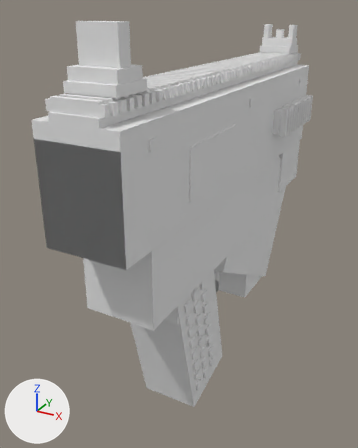
Two versions of the OBJ model src/main/resources/assets/mareeletrica/models/block/paint_smg_body_0.obj, one commit apart.
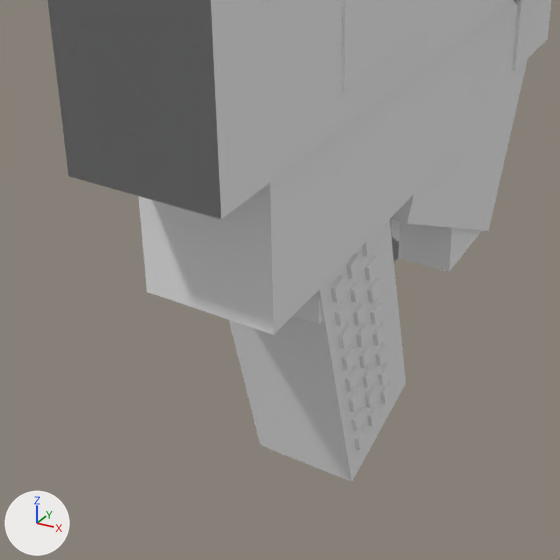
Each version is shown whole from a camera (50 mm lens) standing at (1.017, -1.615, 0.935) and looking at (0.435, -0.556, 0.405), then close up on the part from 3% to 85% of the width and 35% to 100% of the height. Arrows for +X, +Y and +Z are at lower left; the lights stay in place. The older version's two pictures come first. Where no turn or scale is listed for an object, it has been applied to the vertices. Vertices at exactly the same position are counted once.

In view in the first close-up: 'paint_smg_body_0'.
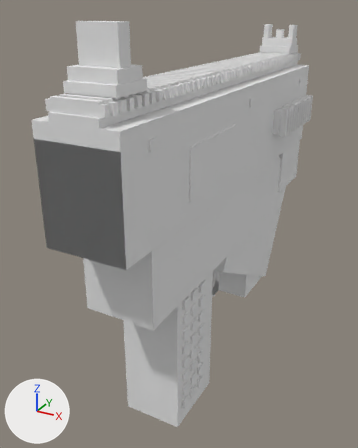
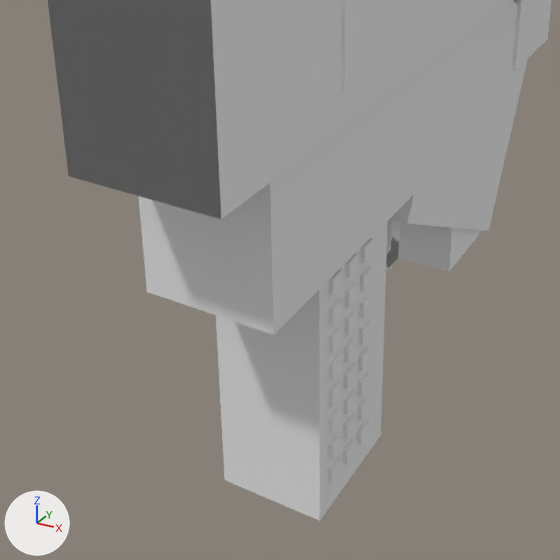
Where the change shows, as pixel boxes [x1, y1, x2, y2] in the close-ups (560 x 560 px; the box of a moved part takes in the faces that stretch with it):
'paint_smg_body_0', reshaped
    before: [48, 0, 551, 482]
    after: [48, 0, 551, 521]
part 1 of me_paint_smg_body_0, added
    after: [216, 221, 388, 521]
part 2 of me_paint_smg_body_0, moved or reshaped
    before: [354, 426, 367, 450]
    after: [328, 458, 341, 484]
part 3 of me_paint_smg_body_0, moved or reshaped
    before: [351, 407, 364, 431]
    after: [328, 433, 341, 459]
part 4 of me_paint_smg_body_0, moved or reshaped
    before: [348, 387, 362, 412]
    after: [328, 408, 341, 434]
part 5 of me_paint_smg_body_0, moved or reshaped
    before: [345, 366, 359, 392]
    after: [329, 381, 341, 408]
part 6 of me_paint_smg_body_0, moved or reshaped
    before: [335, 299, 349, 326]
    after: [329, 298, 342, 325]
part 7 of me_paint_smg_body_0, moved or reshaped
    before: [331, 275, 346, 302]
    after: [329, 269, 343, 295]
part 8 of me_paint_smg_body_0, moved or reshaped
    before: [365, 384, 377, 408]
    after: [343, 414, 355, 439]
part 9 of me_paint_smg_body_0, moved or reshaped
    before: [362, 364, 375, 389]
    after: [344, 389, 356, 415]
part 10 of me_paint_smg_body_0, moved or reshaped
    before: [353, 300, 367, 326]
    after: [345, 310, 357, 335]
part 11 of me_paint_smg_body_0, moved or reshaped
    before: [350, 277, 364, 303]
    after: [345, 282, 358, 307]
part 12 of me_paint_smg_body_0, rebuilt
    before: [362, 235, 375, 257]
    after: [360, 238, 373, 263]
part 13 of me_paint_smg_body_0, deleted
    before: [365, 255, 392, 404]
part 14 of me_paint_smg_body_0, built on
    before: [229, 219, 406, 482]
    after: [357, 266, 372, 445]

Diff of the bpy script that builds the scene:
```diff
--- a/src/main/resources/assets/mareeletrica/models/block/paint_smg_body_0.obj.py
+++ b/src/main/resources/assets/mareeletrica/models/block/paint_smg_body_0.obj.py
@@ me_paint_smg_body_0 @@
 # used by ob_paint_smg_body_0; location = (0.0, 0.0, 0.0)
-me_paint_smg_body_0.from_pydata(...)  # 1660 vertices, 1244 faces; spans x 0.377..0.623, y -1.018..0.018, z -0.021..0.913
+me_paint_smg_body_0.from_pydata(...)  # 1652 vertices, 1238 faces; spans x 0.377..0.623, y -1.018..0.018, z -0.01..0.913
+# me_paint_smg_body_0 part 1: a new loose piece, a box spanning x 0.427..0.573, y -0.815..-0.635, z -0.01..0.355, in mat_paint (its picture is missing)
+# me_paint_smg_body_0 part 2: the loose piece of 8 vertices spanning x 0.573..0.579, y -0.72..-0.693, z 0.028..0.055 is turned -14 degrees about the x axis through its middle, then moved by (0.0, -0.075, 0.005)
+# me_paint_smg_body_0 part 3: the loose piece of 8 vertices spanning x 0.573..0.579, y -0.729..-0.702, z 0.067..0.094 is turned -14 degrees about the x axis through its middle, then moved by (0.0, -0.065, 0.006)
+# me_paint_smg_body_0 part 4: the loose piece of 8 vertices spanning x 0.573..0.579, y -0.739..-0.712, z 0.107..0.134 is turned -14 degrees about the x axis through its middle, then moved by (0.0, -0.056, 0.007)
+# me_paint_smg_body_0 part 5: the loose piece of 8 vertices spanning x 0.573..0.579, y -0.749..-0.722, z 0.146..0.173 is turned -14 degrees about the x axis through its middle, then moved by (0.0, -0.046, 0.008)
+# me_paint_smg_body_0 part 6: the loose piece of 8 vertices spanning x 0.573..0.579, y -0.778..-0.751, z 0.264..0.291 is turned -14 degrees about the x axis through its middle, then moved by (0.0, -0.016, 0.012)
+# me_paint_smg_body_0 part 7: the loose piece of 8 vertices spanning x 0.573..0.579, y -0.788..-0.761, z 0.303..0.33 is turned -14 degrees about the x axis through its middle, then moved by (0.0, -0.007, 0.013)
+# me_paint_smg_body_0 part 8: the loose piece of 8 vertices spanning x 0.573..0.579, y -0.69..-0.663, z 0.077..0.104 is turned -14 degrees about the x axis through its middle, then moved by (0.0, -0.064, -0.004)
+# me_paint_smg_body_0 part 9: the loose piece of 8 vertices spanning x 0.573..0.579, y -0.7..-0.673, z 0.116..0.143 is turned -14 degrees about the x axis through its middle, then moved by (0.0, -0.054, -0.003)
+# me_paint_smg_body_0 part 10: the loose piece of 8 vertices spanning x 0.573..0.579, y -0.729..-0.702, z 0.234..0.261 is turned -14 degrees about the x axis through its middle, then moved by (0.0, -0.025, 0.001)
+# me_paint_smg_body_0 part 11: the loose piece of 8 vertices spanning x 0.573..0.579, y -0.739..-0.712, z 0.274..0.301 is turned -14 degrees about the x axis through its middle, then moved by (0.0, -0.015, 0.002)
+# me_paint_smg_body_0 part 12: the loose piece of 8 vertices spanning x 0.573..0.579, y -0.71..-0.683, z 0.323..0.35 is rebuilt with 8 vertices and now spans x 0.573..0.579, y -0.711..-0.689, z 0.319..0.341
+# me_paint_smg_body_0 part 13: 14 loose pieces with 112 vertices, spanning x 0.421..0.579, y -0.7..-0.614, z 0.048..0.31, are deleted
+# me_paint_smg_body_0 part 14: 24 vertices removed from x 0.421..0.573, y -0.825..-0.551, z -0.021..0.424; 120 vertices added at x 0.421..0.579, y -0.752..-0.689, z 0.035..0.3
+# other edits to the shape of me_paint_smg_body_0 do not show in these pictures
 me_paint_smg_body_0.materials.append(mat_paint)
```
